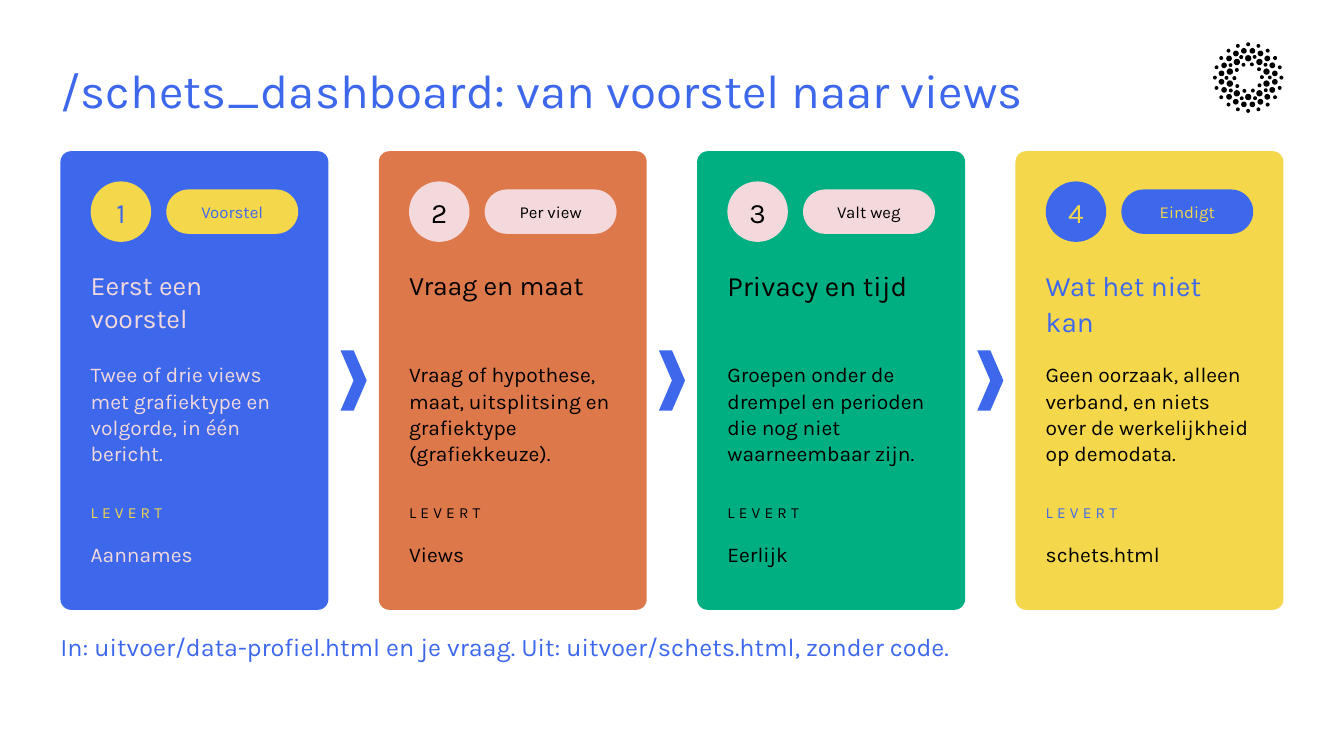
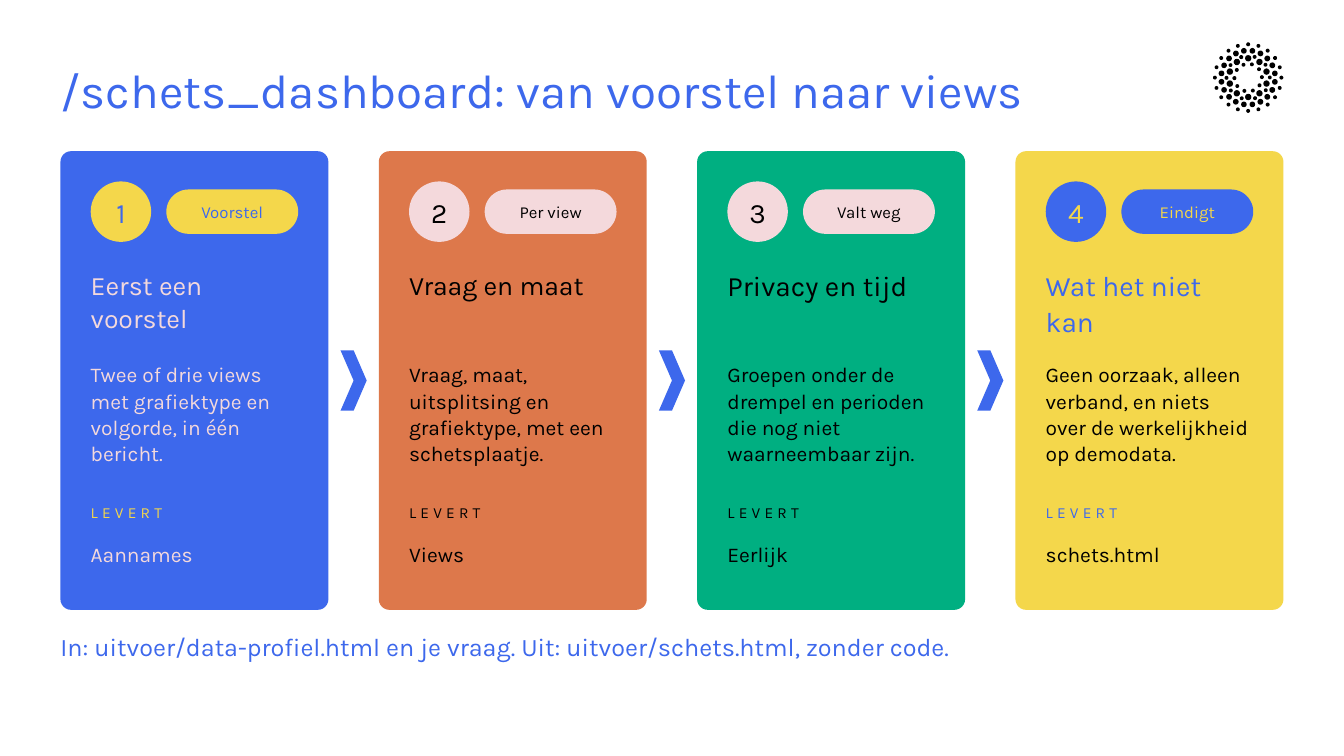
Before and after one commit to cedanl/clidev-presentaties, a slide deck: slide 29 of exports/261005_workshop_rad_uitvoering.pptx. Drawn at 1344x756 pixels with LibreOffice and Linux fonts; fonts in the diff are those of the drawing. Boxes give left, top, right and bottom in pixels: in the first picture for what was removed or moved away, otherwise in the second. Text is boxed around its words. In the diff, an @@ line names an element or a change of style, - is before the commit and + after.

```diff
--- a/exports/261005_workshop_rad_uitvoering.pptx
+++ b/exports/261005_workshop_rad_uitvoering.pptx
@@ text at (409, 368, 603, 466): text changed @@
-Vraag of hypothese, maat, uitsplitsing en grafiektype (grafiekkeuze).
+Vraag, maat, uitsplitsing en grafiektype, met een schetsplaatje.
```
Also in this commit, not shown: 4 other slides changed, 1 other file.
